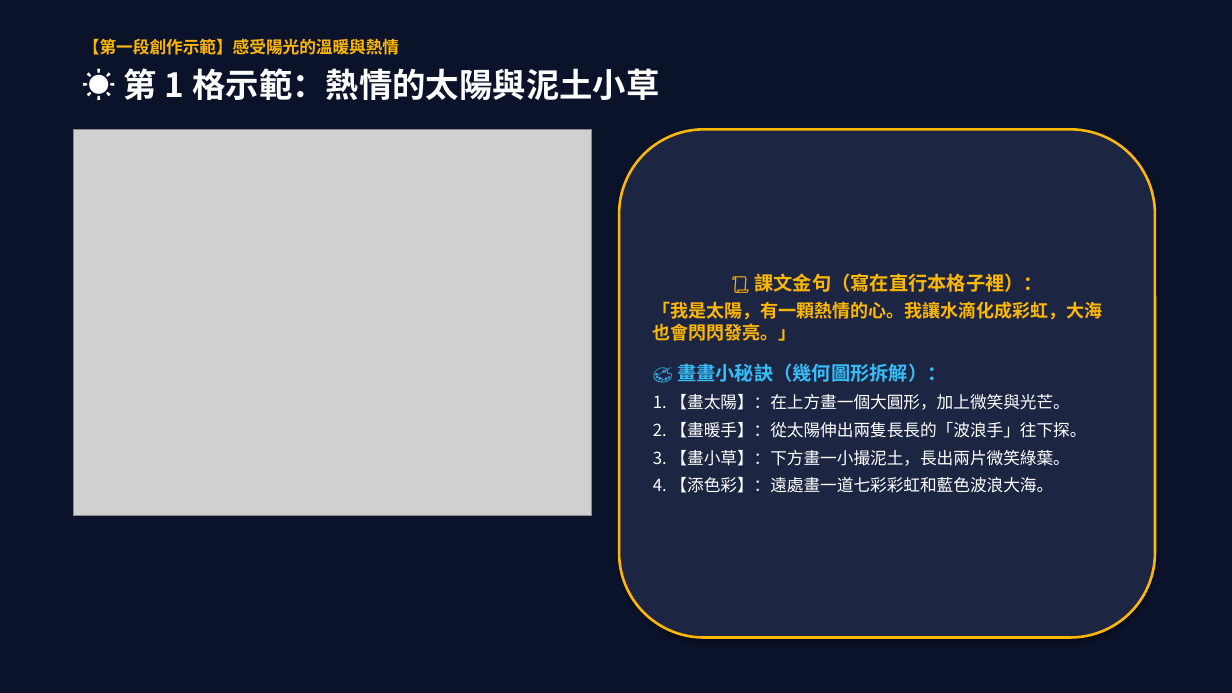
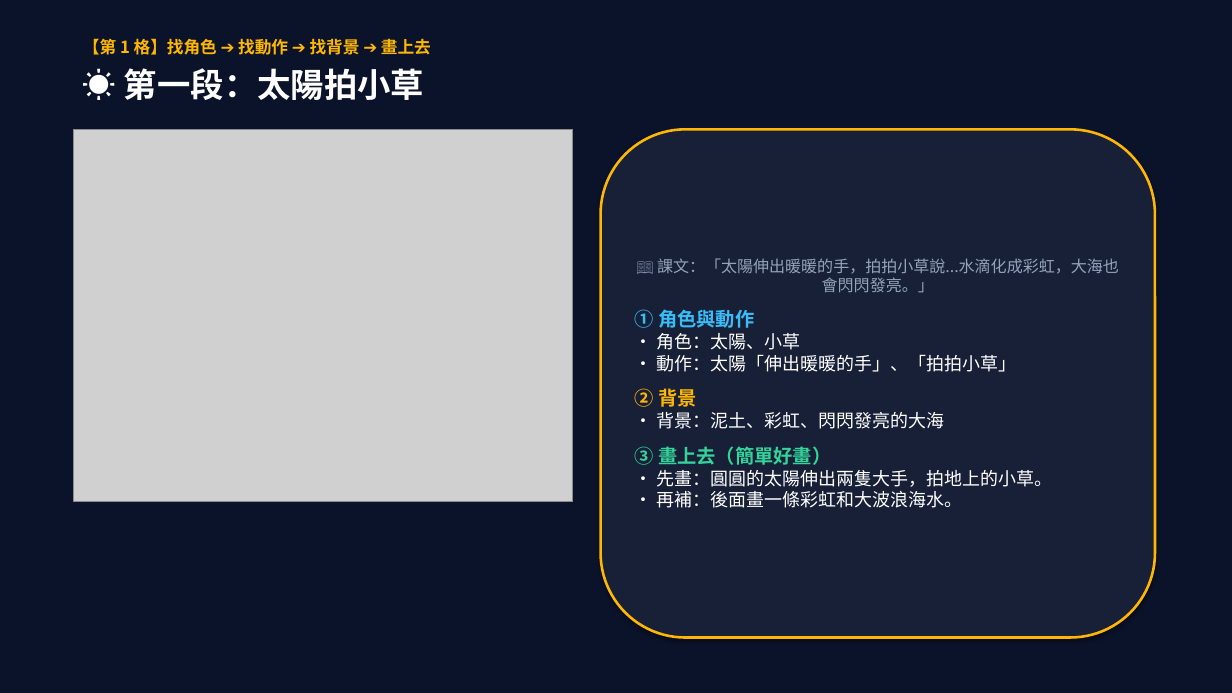
Before and after one commit to traveler-ux/teaching-presentation, a slide deck: slide 3 of outputs/國語第一課_直行本四格段落繪圖示範簡報.pptx. Drawn at 1232x693 pixels with LibreOffice and Linux fonts; fonts in the diff are those of the drawing; grey boxes stand for pictures. Boxes give left, top, right and bottom in pixels: in the first picture for what was removed or moved away, otherwise in the second. Text is boxed around its words. In the diff, an @@ line names an element or a change of style, - is before the commit and + after.

Commit message:
feat: 簡化直行本四格繪圖簡報為『找角色與動作➔找背景➔畫上去』三步驟教學架構

```diff
--- a/outputs/國語第一課_直行本四格段落繪圖示範簡報.pptx
+++ b/outputs/國語第一課_直行本四格段落繪圖示範簡報.pptx
@@ text at [83,38,431,55]: text changed @@
-【第一段創作示範】感受陽光的溫暖與熱情
+【第 1 格】找角色 ➔ 找動作 ➔ 找背景 ➔ 畫上去
@@ text at [124,68,424,100]: text changed @@
-☀️ 第 1 格示範：熱情的太陽與泥土小草
+☀️ 第一段：太陽拍小草
@@ picture: place and size @@
-picture at [74,129,592,516]
+picture at [74,129,573,502]
@@ rounded rectangle "📖 課文：「太陽伸出暖暖的手，拍拍小草說...水滴化成彩虹，大海也會閃閃發亮。」": place and size @@
-rounded rectangle "📖 課文：「太陽伸出暖暖的手，拍拍小草說...水滴化成彩虹，大海也會閃閃發亮。」" at [619,129,1155,638]
+rounded rectangle "📖 課文：「太陽伸出暖暖的手，拍拍小草說...水滴化成彩虹，大海也會閃閃發亮。」" at [601,129,1155,638]
@@ rounded rectangle "📖 課文：「太陽伸出暖暖的手，拍拍小草說...水滴化成彩虹，大海也會閃閃發亮。」" at [601,129,1155,638]: fill #1C2541 to #182038 @@
@@ text in rounded rectangle at [634,258,1119,508]: text changed; size 13 to 14 pt @@
-📜 課文金句（寫在直行本格子裡）：
-「我是太陽，有一顆熱情的心。我讓水滴化成彩虹，大海也會閃閃發亮。」
-🎨 畫畫小秘訣（幾何圖形拆解）：
-1. 【畫太陽】：在上方畫一個大圓形，加上微笑與光芒。
-2. 【畫暖手】：從太陽伸出兩隻長長的「波浪手」往下探。
-3. 【畫小草】：下方畫一小撮泥土，長出兩片微笑綠葉。
-4. 【添色彩】：遠處畫一道七彩彩虹和藍色波浪大海。
+📖 課文：「太陽伸出暖暖的手，拍拍小草說...水滴化成彩虹，大海也會閃閃發亮。」
+① 角色與動作
+• 角色：太陽、小草
+• 動作：太陽「伸出暖暖的手」、「拍拍小草」
+② 背景
+• 背景：泥土、彩虹、閃閃發亮的大海
+③ 畫上去（簡單好畫）
+• 先畫：圓圓的太陽伸出兩隻大手，拍地上的小草。
+• 再補：後面畫一條彩虹和大波浪海水。
```
Also in this commit, not shown: 5 other slides changed, 1 slide added, 1 slide removed, 1 other file.
